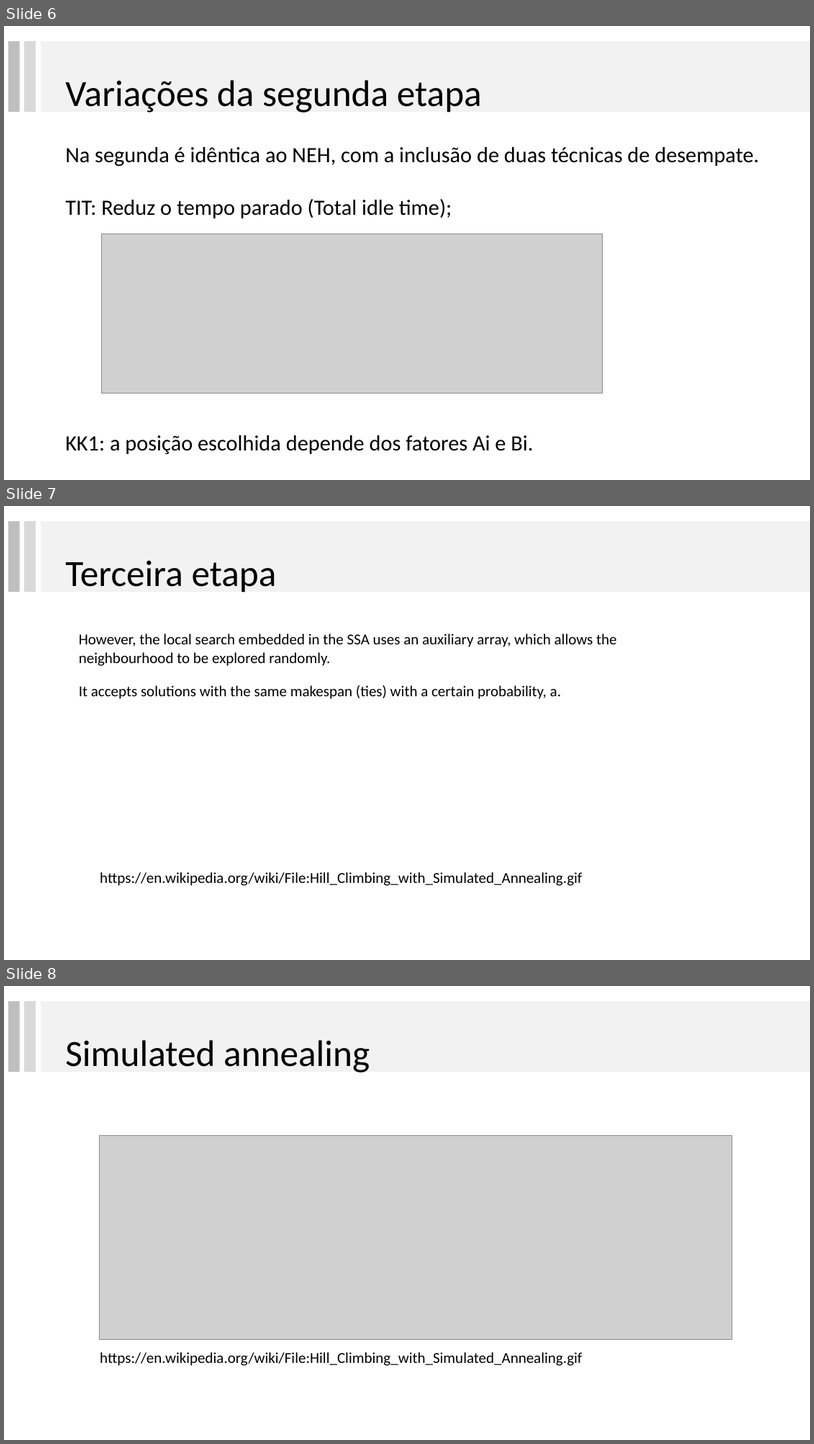
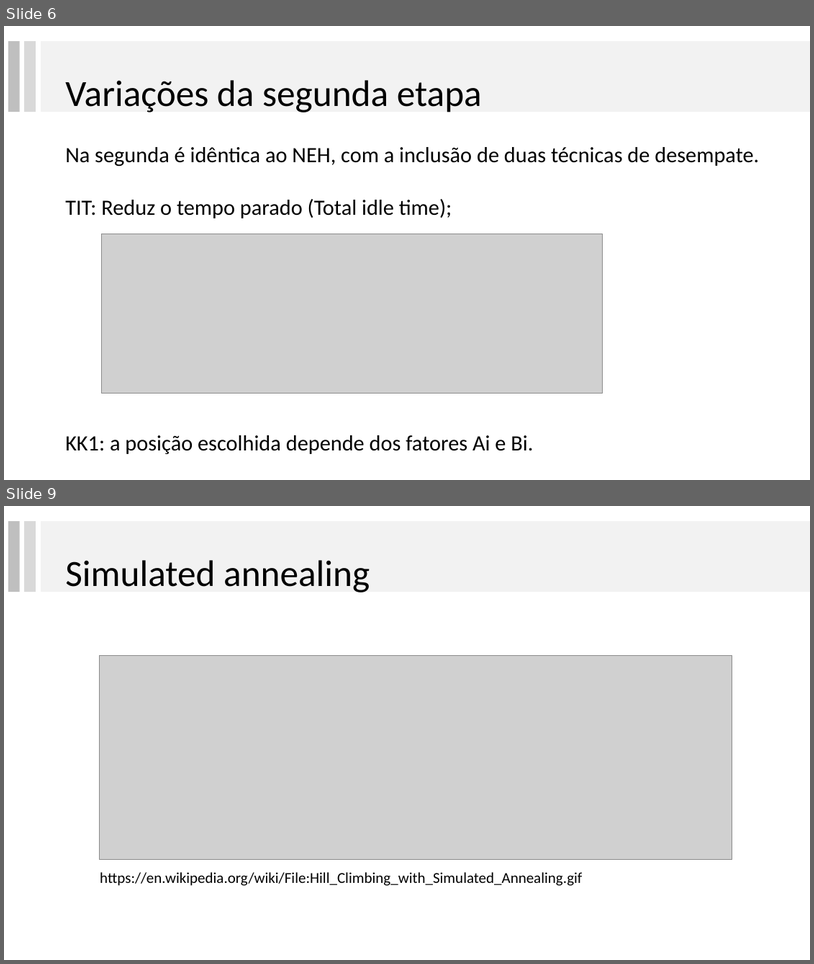
Before and after one commit to lpbiasoto/metaheuristicas, a slide deck: ApresentacaoRibas/apresentaçãoRibas_JHA.pptx. Shown one above the other, each under a label of ours: slides 6, 7 and 8 before the commit, slides 6 and 9 after it; the slides between them are not shown. The pictures are 814x1444 and 814x964 pixels, drawn with LibreOffice and Linux fonts; fonts in the diff are those of the drawing; grey boxes stand for pictures. Boxes give left, top, right and bottom in pixels: in the first picture for what was removed or moved away, otherwise in the second. Text is boxed around its words. In the diff, an @@ line names an element or a change of style, - is before the commit and + after.

```diff
--- a/ApresentacaoRibas/apresentaçãoRibas_JHA.pptx
+++ b/ApresentacaoRibas/apresentaçãoRibas_JHA.pptx
@@ slide 7 removed at [4,506,810,960], background #FFFFFF @@
@@ rectangle removed at [8,521,20,592] @@
@@ rectangle removed at [24,521,36,592] @@
@@ rectangle removed at [41,521,810,592] @@
@@ title removed at [65,560,277,592] @@
-Terceira etapa
@@ text removed at [79,633,617,666] @@
-However, the local search embedded in the SSA uses an auxiliary array, which allows the neighbourhood to be explored randomly.
@@ text removed at [79,685,561,699] @@
-It accepts solutions with the same makespan (ties) with a certain probability, a.
@@ text removed at [100,872,582,885] @@
-https://en.wikipedia.org/wiki/File:Hill_Climbing_with_Simulated_Annealing.gif
@@ what was slide 8 is now slide 9 @@
```
Also in this commit, not shown: 4 slides changed, 6 slides added.
